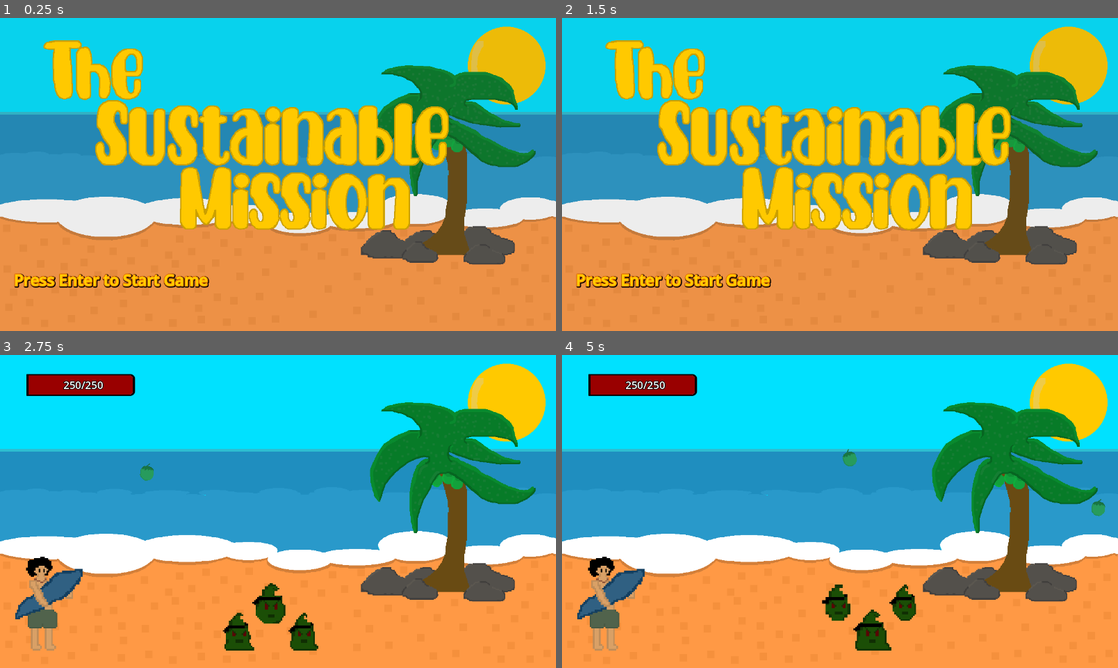
Above: before the commit, frames 1-4 (two rows, left to right).
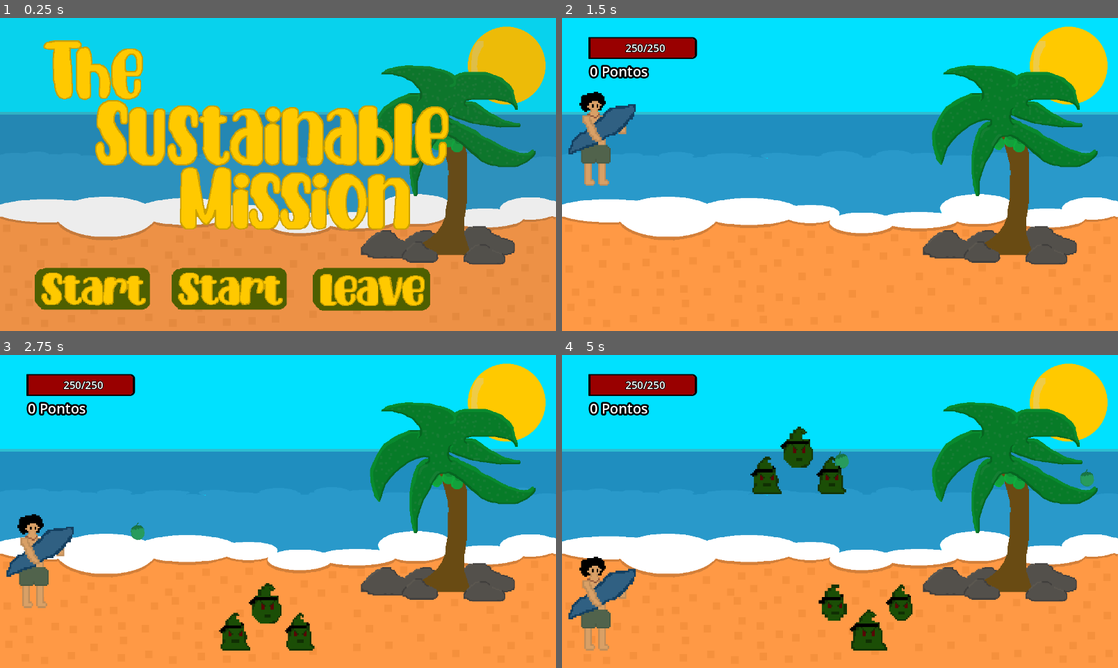
Above: after the commit, the same moments.

Repository: ppndovava/oficinades
Game: Godot game, scene res://Cenas/Main/TelaInicial.tscn
Two runs of this game, one before a commit and one after it. Both use one fixed random seed, a clock stepped at 60 frames per second and the inputs below.
Inputs (mouse positions are in pixels of both pictures, inside the frame that each line leads up to):
- Up to frame 1 (0.25 s): no input
- Up to frame 2 (1.5 s): click (789, 290) at 0.52 s; click (656, 290) at 1.27 s
- Up to frame 3 (2.75 s): tap Enter (Enter) at 2 s; move the mouse to (400, 495) at 2.02 s; tap A (A) at 2.1 s; click (400, 495) at 2.17 s; tap D (D) at 2.3 s
- Up to frame 4 (5 s): move the mouse to (728, 527) at 2.77 s; tap D (D) at 2.85, 4.55 s; click (728, 527) at 2.92 s; tap Enter (Enter) at 3.05, 3.6 s; move the mouse to (895, 442) at 3.52 s; click (895, 442) at 3.67 s; tap A (A) at 3.8, 4.35 s; move the mouse to (812, 574) at 4.27 s; click (812, 574) at 4.42 s

The runs differ from the first frame. In frame 1, 8.5% of the frame differs, in the area x 2-78%, y 79-94%; in frame 2, 22%, in the area x 1-81%, y 6-87%; in frame 3, 4.4%; in frame 4, 4.7%.

Commit message:
Commit 2
O que foi inserido no jogo?

Tela inicial com botões (Falta os créditos, multimídia)

Spawn dos Monstros

Pontuação

Tela de Game Over

5 Hit Kill no Player

O que está faltando?

Está faltando os créditos e o botão dele também.

Adaptar o Jogo para Joypad e Celulares (TouchScreen Button e um icon que mostra a seleção dos botões pelo joypad)

Assinado: VT
Co-Authored-By: ppndovava <162369315+ppndovava@users.noreply.github.com>

Diff:
--- a/Cenas/Inimigo/inimigo_1.tscn
+++ b/Cenas/Inimigo/inimigo_1.tscn
@@ -107,7 +107,7 @@
 height = 48.0
 
 [sub_resource type="RectangleShape2D" id="RectangleShape2D_tk82d"]
-size = Vector2(119, 84)
+size = Vector2(120, 80)
 
 [sub_resource type="RectangleShape2D" id="RectangleShape2D_vkt0r"]
 size = Vector2(50, 117)
@@ -150,7 +150,7 @@
 [node name="Hitbox" parent="." instance=ExtResource("3_08p63")]
 
 [node name="Shape" type="CollisionShape2D" parent="Hitbox"]
-position = Vector2(4.5, 16)
+position = Vector2(4, 18)
 shape = SubResource("RectangleShape2D_tk82d")
 debug_color = Color(0.86368, 0, 0.158042, 0.42)
 
--- a/Cenas/Main/TelaInicial.tscn
+++ b/Cenas/Main/TelaInicial.tscn
@@ -1,15 +1,9 @@
-[gd_scene load_steps=4 format=3 uid="uid://bsjicg4tl288o"]
+[gd_scene load_steps=5 format=3 uid="uid://bsjicg4tl288o"]
 
 [ext_resource type="Texture2D" uid="uid://c0uxu3g3ef4wm" path="res://Assets/Screen Initial.png" id="1_gyxgq"]
 [ext_resource type="Script" path="res://Script/Main/TelaInicial.gd" id="1_wiy41"]
-
-[sub_resource type="LabelSettings" id="LabelSettings_xkkt0"]
-font_size = 36
-font_color = Color(1, 0.827451, 0, 1)
-outline_size = 8
-outline_color = Color(1, 0.545098, 0, 1)
-shadow_size = 13
-shadow_color = Color(0, 0, 0, 1)
+[ext_resource type="Texture2D" uid="uid://b3feihfm562eu" path="res://Assets/botao (começar).png" id="3_02gl3"]
+[ext_resource type="Texture2D" uid="uid://bcorxvuph3hp1" path="res://Assets/botao (leave).png" id="4_tohtq"]
 
 [node name="Screen" type="Control"]
 layout_mode = 3
@@ -29,11 +23,34 @@
 grow_vertical = 2
 texture = ExtResource("1_gyxgq")
 
-[node name="Label" type="Label" parent="."]
-layout_mode = 0
-offset_left = 32.0
-offset_top = 577.0
-offset_right = 480.0
-offset_bottom = 627.0
-text = "Press Enter to Start Game"
-label_settings = SubResource("LabelSettings_xkkt0")
+[node name="Começar" type="TextureButton" parent="."]
+layout_mode = 2
+offset_left = 80.0
+offset_top = 575.0
+offset_right = 1142.0
+offset_bottom = 968.0
+scale = Vector2(0.25, 0.25)
+texture_normal = ExtResource("3_02gl3")
+
+[node name="Creditos" type="TextureButton" parent="."]
+layout_mode = 2
+offset_left = 395.0
+offset_top = 575.0
+offset_right = 1457.0
+offset_bottom = 968.0
+scale = Vector2(0.25, 0.25)
+texture_normal = ExtResource("3_02gl3")
+
+[node name="Sair" type="TextureButton" parent="."]
+layout_mode = 2
+offset_left = 720.0
+offset_top = 575.0
+offset_right = 1396.0
+offset_bottom = 968.0
+scale = Vector2(0.4, 0.4)
+size_flags_horizontal = 3
+texture_normal = ExtResource("4_tohtq")
+
+[connection signal="pressed" from="Começar" to="." method="_on_button_pressed"]
+[connection signal="pressed" from="Creditos" to="." method="_on_creditos_pressed"]
+[connection signal="pressed" from="Sair" to="." method="_on_sair_pressed"]
--- a/Cenas/Main/Victory.tscn
+++ b/Cenas/Main/Victory.tscn
@@ -1,8 +1,15 @@
 [gd_scene load_steps=5 format=3 uid="uid://db0k3gu4fd0hx"]
 
-[ext_resource type="Script" path="res://Script/Main/TelaInicial.gd" id="1_3xyu2"]
 [ext_resource type="Texture2D" uid="uid://jeh5qficlpg3" path="res://Assets/Cenario.png" id="2_33vxd"]
 [ext_resource type="Texture2D" uid="uid://2q0e257yqmmn" path="res://Assets/Oro.png" id="3_anxpu"]
+
+[sub_resource type="GDScript" id="GDScript_ak3ca"]
+script/source = "extends Control
+
+func _physics_process(delta):
+	if Input.is_mouse_button_pressed(MOUSE_BUTTON_LEFT):
+		get_tree().change_scene_to_file(\"res://Cenas/Main/defeat.tscn\")
+"
 
 [sub_resource type="LabelSettings" id="LabelSettings_xkkt0"]
 font_size = 144
@@ -20,7 +27,7 @@
 anchor_bottom = 1.0
 grow_horizontal = 2
 grow_vertical = 2
-script = ExtResource("1_3xyu2")
+script = SubResource("GDScript_ak3ca")
 
 [node name="TextureRect" type="TextureRect" parent="."]
 layout_mode = 1
--- a/Cenas/Main/defeat.tscn
+++ b/Cenas/Main/defeat.tscn
@@ -1,4 +1,32 @@
-[gd_scene format=3 uid="uid://c2krl1wodmal2"]
+[gd_scene load_steps=8 format=3 uid="uid://c2krl1wodmal2"]
+
+[ext_resource type="Texture2D" uid="uid://dexwf30qwqdxo" path="res://Assets/game over_0001.png" id="1_tlf4s"]
+[ext_resource type="Texture2D" uid="uid://bo70dgdkif1sg" path="res://Assets/game over_0002.png" id="2_6dlkl"]
+[ext_resource type="Texture2D" uid="uid://d0n2pvnw0u8ir" path="res://Assets/game over_0003.png" id="3_bgq1q"]
+[ext_resource type="Texture2D" uid="uid://bcorxvuph3hp1" path="res://Assets/botao (leave).png" id="4_3wgon"]
+[ext_resource type="Texture2D" uid="uid://fc7e3bxkvrss" path="res://Assets/botao (retornar).png" id="5_cfdho"]
+
+[sub_resource type="GDScript" id="GDScript_bbdqa"]
+script/source = "extends Control
+
+
+func _on_return_pressed():
+	get_tree().change_scene_to_file(\"res://Cenas/Main/TelaInicial.tscn\")
+
+
+
+func _on_quit_pressed():
+	get_tree().quit()
+"
+
+[sub_resource type="AnimatedTexture" id="AnimatedTexture_2s8rx"]
+frames = 3
+frame_0/texture = ExtResource("1_tlf4s")
+frame_0/duration = 0.5
+frame_1/texture = ExtResource("2_6dlkl")
+frame_1/duration = 0.5
+frame_2/texture = ExtResource("3_bgq1q")
+frame_2/duration = 1.0
 
 [node name="Defeat" type="Control"]
 layout_mode = 3
@@ -7,12 +35,36 @@
 anchor_bottom = 1.0
 grow_horizontal = 2
 grow_vertical = 2
+script = SubResource("GDScript_bbdqa")
 
-[node name="ColorRect" type="ColorRect" parent="."]
+[node name="BG" type="TextureRect" parent="."]
 layout_mode = 1
 anchors_preset = 15
 anchor_right = 1.0
 anchor_bottom = 1.0
 grow_horizontal = 2
 grow_vertical = 2
-color = Color(0, 0, 0, 1)
+texture = SubResource("AnimatedTexture_2s8rx")
+
+[node name="Quit" type="TextureButton" parent="."]
+layout_mode = 0
+offset_left = 653.0
+offset_top = 504.0
+offset_right = 1329.0
+offset_bottom = 749.0
+scale = Vector2(0.5, 0.5)
+size_flags_vertical = 8
+texture_normal = ExtResource("4_3wgon")
+
+[node name="Return" type="TextureButton" parent="."]
+layout_mode = 0
+offset_left = 254.0
+offset_top = 376.0
+offset_right = 954.0
+offset_bottom = 1076.0
+scale = Vector2(0.5, 0.5)
+size_flags_vertical = 8
+texture_normal = ExtResource("5_cfdho")
+
+[connection signal="pressed" from="Quit" to="." method="_on_quit_pressed"]
+[connection signal="pressed" from="Return" to="." method="_on_return_pressed"]
--- a/Cenas/Player/level_one.tscn
+++ b/Cenas/Player/level_one.tscn
@@ -1,10 +1,33 @@
-[gd_scene load_steps=9 format=3 uid="uid://bgj7h5hx5ian1"]
+[gd_scene load_steps=11 format=3 uid="uid://bgj7h5hx5ian1"]
 
 [ext_resource type="Texture2D" uid="uid://jeh5qficlpg3" path="res://Assets/Cenario.png" id="1_g27xy"]
 [ext_resource type="PackedScene" uid="uid://cdd4j4eb1kav6" path="res://Cenas/Player/Player.tscn" id="2_eu5gm"]
 [ext_resource type="PackedScene" uid="uid://dyg0tocaq77o4" path="res://Cenas/Inimigo/inimigo_1.tscn" id="3_xucpn"]
 [ext_resource type="StyleBox" uid="uid://cbsj254di5wle" path="res://Recursos/Bg.tres" id="4_acdrs"]
 [ext_resource type="StyleBox" uid="uid://b2q13avlneg5l" path="res://Recursos/Fill.tres" id="5_4r308"]
+
+[sub_resource type="GDScript" id="GDScript_j05lj"]
+script/source = "extends Node2D
+
+@onready var label = $Tela/Pontos
+@export var packed:PackedScene
+@onready var tempo = $Spawn
+func _physics_process(delta):
+	label.text = str(Global.pontos,\" Pontos\")
+	if Global.pontos >= 10:
+		get_tree().change_scene_to_file(\"res://Cenas/Main/Victory.tscn\")
+		Global.pontos = 0
+func spawn_enemy():
+	var pack = packed.instantiate()
+	pack.global_position = Vector2(randf_range(500,596),200)
+	pack.scale = Vector2(1.8,1.8)
+	get_parent().add_child(pack)
+	pack.add_to_group(\"Enemies\")
+
+
+func _on_spawn_timeout():
+	spawn_enemy()
+"
 
 [sub_resource type="RectangleShape2D" id="RectangleShape2D_e7ebr"]
 size = Vector2(1277, 37)
@@ -17,7 +40,14 @@
 outline_size = 6
 outline_color = Color(0, 0, 0, 1)
 
+[sub_resource type="LabelSettings" id="LabelSettings_181hi"]
+font_size = 32
+outline_size = 16
+outline_color = Color(0, 0, 0, 1)
+
 [node name="Level_one" type="Node2D"]
+script = SubResource("GDScript_j05lj")
+packed = ExtResource("3_xucpn")
 
 [node name="Sprite2D" type="Sprite2D" parent="."]
 texture = ExtResource("1_g27xy")
@@ -46,21 +76,13 @@
 shape = SubResource("RectangleShape2D_r5kp2")
 
 [node name="Player" parent="." node_paths=PackedStringArray("lifebar", "labelBar") groups=["Player"] instance=ExtResource("2_eu5gm")]
-position = Vector2(107, 217)
+position = Vector2(87, 254)
 scale = Vector2(1.8, 1.8)
 vel = 400.0
 gravity = 2000.0
 jump = -850.0
 lifebar = NodePath("../Tela/Barra")
 labelBar = NodePath("../Tela/Label")
-
-[node name="Timer" type="Timer" parent="Player"]
-wait_time = 3.0
-autostart = true
-
-[node name="Inimigo" parent="." instance=ExtResource("3_xucpn")]
-position = Vector2(596, 561)
-scale = Vector2(1.8, 1.8)
 
 [node name="Tela" type="CanvasLayer" parent="."]
 
@@ -86,7 +108,24 @@
 horizontal_alignment = 1
 vertical_alignment = 1
 
-[connection signal="timeout" from="Player/Timer" to="Player" method="_on_timer_timeout"]
+[node name="Pontos" type="Label" parent="Tela"]
+offset_left = 64.0
+offset_top = 100.0
+offset_right = 104.0
+offset_bottom = 145.0
+text = "0"
+label_settings = SubResource("LabelSettings_181hi")
+
+[node name="Spawn" type="Timer" parent="."]
+wait_time = 0.2
+one_shot = true
+autostart = true
+
+[node name="Spawn2" type="Timer" parent="."]
+wait_time = 3.5
+autostart = true
+
+[connection signal="timeout" from="Spawn" to="." method="_on_spawn_timeout"]
+[connection signal="timeout" from="Spawn2" to="." method="_on_spawn_timeout"]
 
 [editable path="Player"]
-[editable path="Inimigo"]
--- /dev/null
+++ b/Global.gd
@@ -0,0 +1,2 @@
+extends Node
+var pontos = 0
--- a/Script/Inimigo/hitbox.gd
+++ b/Script/Inimigo/hitbox.gd
@@ -3,5 +3,7 @@
 
 
 func _on_body_entered(body):
-	if body.name == "Player":
-		body.vida -= 20
+	if body is Player:
+		body.vida -= 50
+		if body.vida <= 0:
+			get_tree().change_scene_to_file("res://Cenas/Main/defeat.tscn")
--- a/Script/Inimigo/hurtbox.gd
+++ b/Script/Inimigo/hurtbox.gd
@@ -2,7 +2,7 @@
 
 
 func _on_body_entered(body):
-	if body.name == "Player":
+	if body is Player:
 		body.velocity.y = body.jump
 		owner.queue_free()
-		get_tree().change_scene_to_file("res://Cenas/Main/Victory.tscn")
+		Global.pontos += 1
--- a/Script/Main/TelaInicial.gd
+++ b/Script/Main/TelaInicial.gd
@@ -1,11 +1,13 @@
 extends Control
-@onready var label = $Label
-var packed:PackedScene = preload("res://Cenas/Player/level_one.tscn")
 
-func _ready():
-	label.visible = true
+func _on_button_pressed():
+	get_tree().change_scene_to_file("res://Cenas/Player/level_one.tscn")
 
-func _physics_process(delta):
-	if Input.is_action_just_pressed("Enter"):
-		label.visible = false
-		get_tree().change_scene_to_packed(packed)
+
+func _on_creditos_pressed():
+	pass # Replace with function body.
+
+
+
+func _on_sair_pressed():
+	get_tree().quit()
--- a/Script/Player/Player.gd
+++ b/Script/Player/Player.gd
@@ -11,27 +11,16 @@
 var current_y = NO_CHAO
 var vida = 250
 var MAX_VIDA = 250
-var jump_limit = 0
 @onready var anim = $Anim
 @export_category("Canvas")
 @export var lifebar:ProgressBar
 @export var labelBar:Label
-var no_jump = false
 func Barra():
 	lifebar.value = vida
 	lifebar.max_value = MAX_VIDA
 	labelBar.text = str(vida,"/",MAX_VIDA)
 func _physics_process(delta):
-	print(jump_limit)
 	Barra()
-	if jump_limit >= 1:
-		no_jump = true
-	else:
-		no_jump = false
-	if no_jump:
-		jump_limit = 0
-	if vida <= 0:
-		get_tree().reload_current_scene()
 	velocity.x = Input.get_axis("A","D") *  vel
 	velocity.y += gravity * delta
 	if velocity.x < 0:
@@ -64,26 +53,18 @@
 		current_x = PARADO
 		current_y = NO_CHAO
 		anim.play("Idle")
-	if velocity.x == 0 and Input.is_action_just_pressed("ui_accept") and !no_jump:
+	if velocity.x == 0 and Input.is_action_just_pressed("ui_accept"):
 		current_x = PARADO
 		current_y = PULANDO
 		anim.play("Idle")
 func Floor():
-	if Input.is_action_just_pressed("ui_accept") and !no_jump:
+	if Input.is_action_just_pressed("ui_accept") and is_on_floor():
 		current_y = PULANDO
 		velocity.y = jump
-		jump_limit += 1
 func Jump():
 	if is_on_floor():
 		current_y = NO_CHAO
 
-
-
 func _on_hurtbox_body_entered(body):
 	if body.is_in_group("Enemies"):
 		body.vida -= 20
-
-
-func _on_timer_timeout():
-	if vida <= 100:
-		vida += 100
--- a/project.godot
+++ b/project.godot
@@ -10,10 +10,14 @@
 
 [application]
 
-config/name="Trash is not Incluided"
+config/name="The Sustainable Mission"
 run/main_scene="res://Cenas/Main/TelaInicial.tscn"
 config/features=PackedStringArray("4.2", "GL Compatibility")
 config/icon="res://icon.svg"
+
+[autoload]
+
+Global="*res://Global.gd"
 
 [display]
 
Binary file added: Assets/botao (começar).png
Not shown, added: Assets/botao (começar).png.import
Binary file added: Assets/botao (leave).png
Not shown, added: Assets/botao (leave).png.import
Binary file added: Assets/botao (retornar).png
Not shown, added: Assets/botao (retornar).png.import
Binary file added: Assets/game over_0001.png
Not shown, added: Assets/game over_0001.png.import
Binary file added: Assets/game over_0002.png
Not shown, added: Assets/game over_0002.png.import
Binary file added: Assets/game over_0003.png
Not shown, added: Assets/game over_0003.png.import
(and 1 more such lines)
